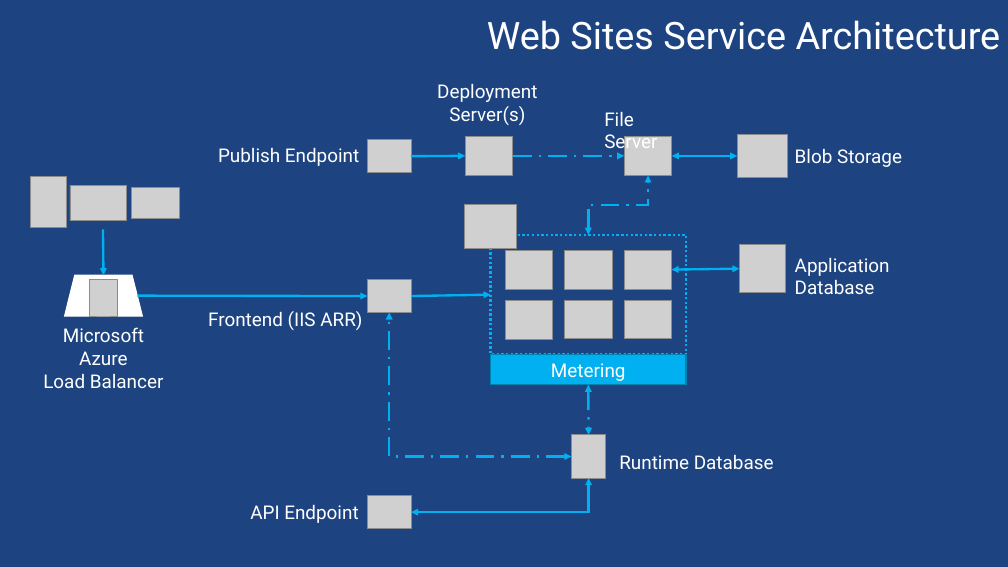
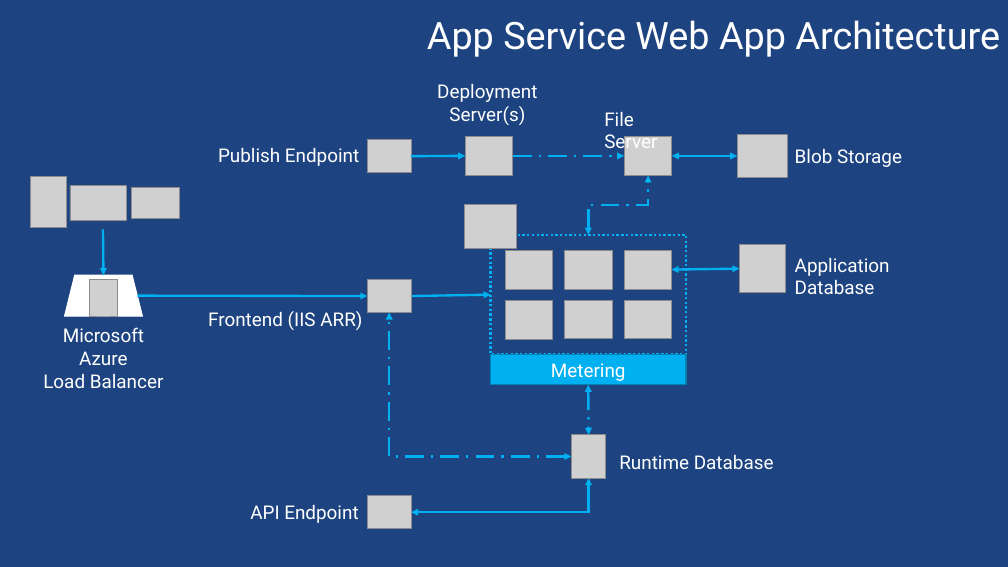
Before and after one commit to sack212/BasicAzureCamp, a slide deck: slide 50 of Presentation/Web/Web.pptx. Drawn at 1008x567 pixels with LibreOffice and Linux fonts; fonts in the diff are those of the drawing; grey boxes stand for pictures; background and template pictures are left out. Boxes give left, top, right and bottom in pixels: in the first picture for what was removed or moved away, otherwise in the second. Text is boxed around its words. In the diff, an @@ line names an element or a change of style, - is before the commit and + after.

```diff
--- a/Presentation/Web/Web.pptx
+++ b/Presentation/Web/Web.pptx
@@ text at (427, 20, 1000, 57): text changed @@
-Web Sites Service Architecture
+App Service Web App Architecture
```
Also in this commit, not shown: 19 other slides changed, 3 slides removed, 1 other file.
